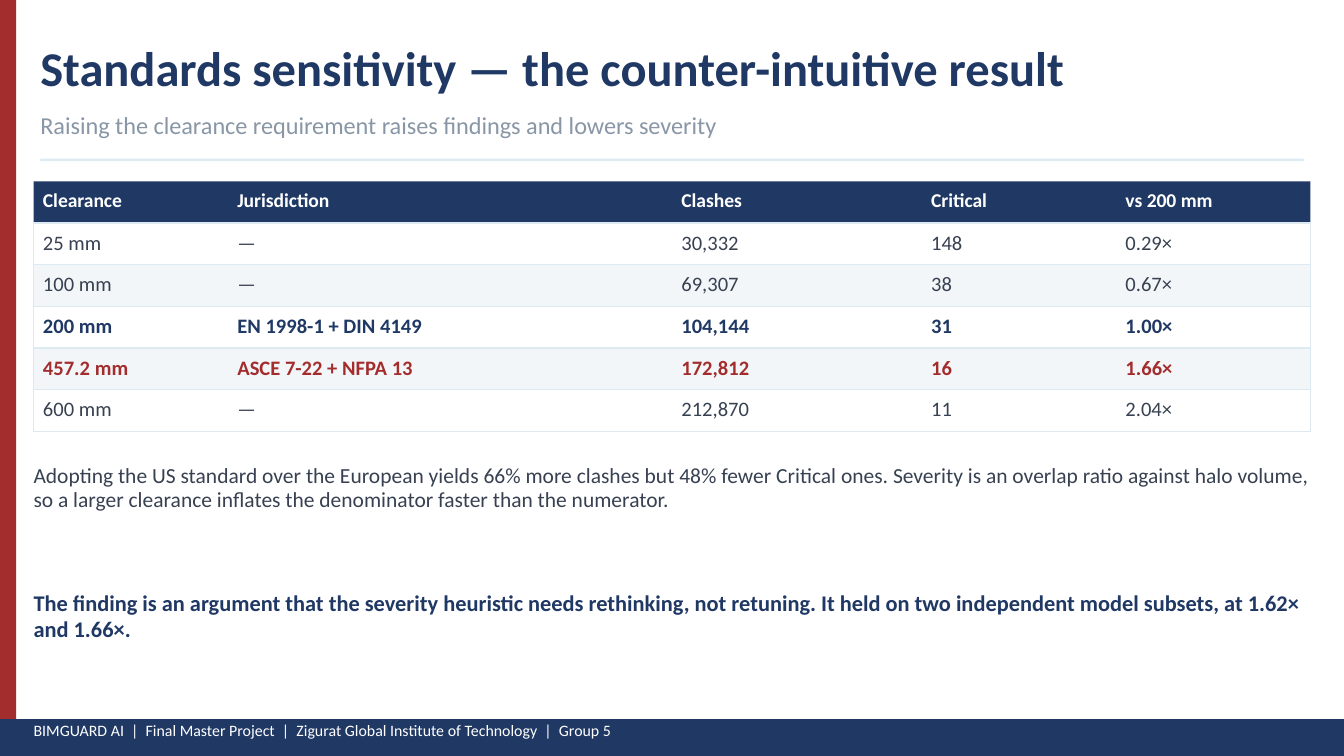
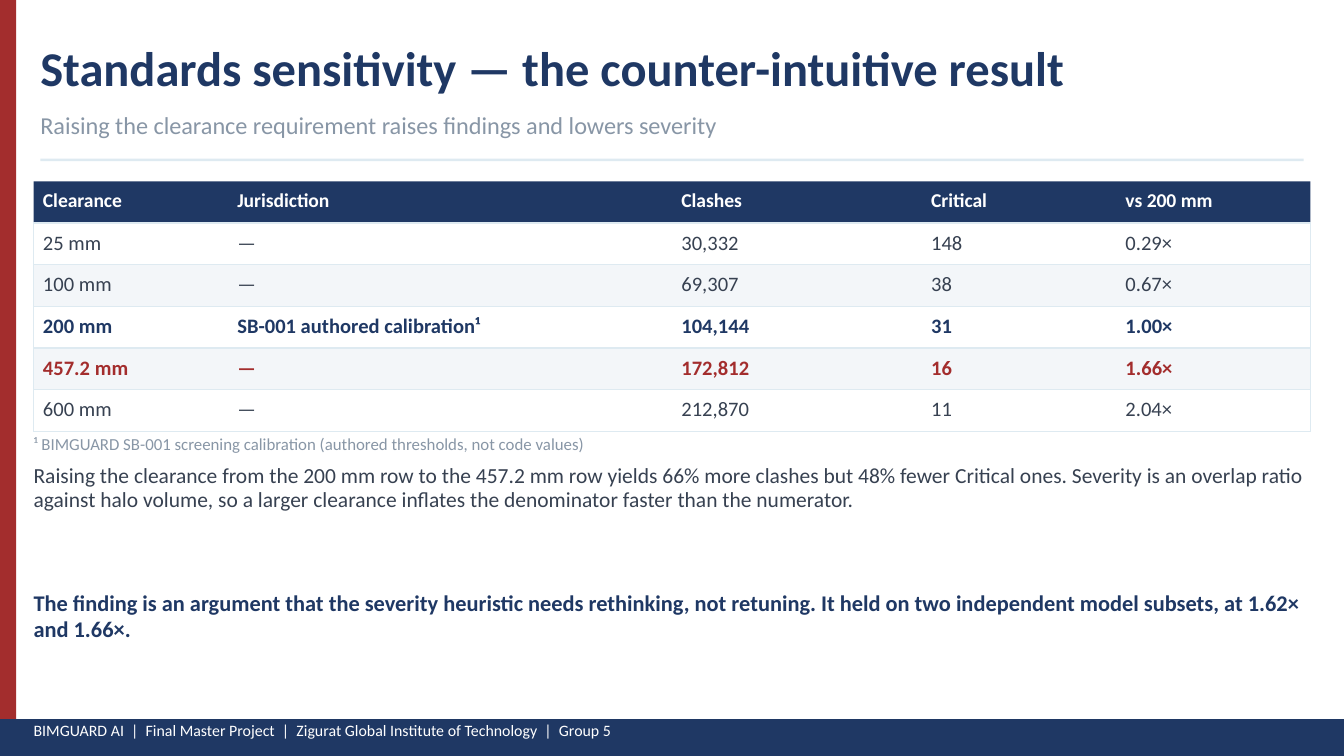
Before and after one commit to maicen/bim-guard, a slide deck: slide 10 of docs/Presentation-2026-May/BIMGUARD_FMP_B_Blue_Halo.pptx. Drawn at 1344x756 pixels with LibreOffice and Linux fonts; fonts in the diff are those of the drawing. Boxes give left, top, right and bottom in pixels: in the first picture for what was removed or moved away, otherwise in the second. Text is boxed around its words. In the diff, an @@ line names an element or a change of style, - is before the commit and + after.

```diff
--- a/docs/Presentation-2026-May/BIMGUARD_FMP_B_Blue_Halo.pptx
+++ b/docs/Presentation-2026-May/BIMGUARD_FMP_B_Blue_Halo.pptx
@@ text at <box>237,317,480,333</box>: text changed @@
-EN 1998-1 + DIN 4149
+SB-001 authored calibration¹
@@ text at <box>237,361,413,375</box>: text changed @@
-ASCE 7-22 + NFPA 13
+—
@@ text added at <box>34,437,584,453</box>, 9 pt, text #8896A6 @@
+¹ BIMGUARD SB-001 screening calibration (authored thresholds, not code values)
@@ text at <box>34,468,1302,511</box>: text changed @@
-Adopting the US standard over the European yields 66% more clashes but 48% fewer Critical ones. Severity is an overlap ratio against halo volume, so a larger clearance inflates the denominator faster than the numerator.
+Raising the clearance from the 200 mm row to the 457.2 mm row yields 66% more clashes but 48% fewer Critical ones. Severity is an overlap ratio against halo volume, so a larger clearance inflates the denominator faster than the numerator.
```
Also in this commit, not shown: 8 other slides changed, 1 slide added, 1 slide removed, 3 other files.
